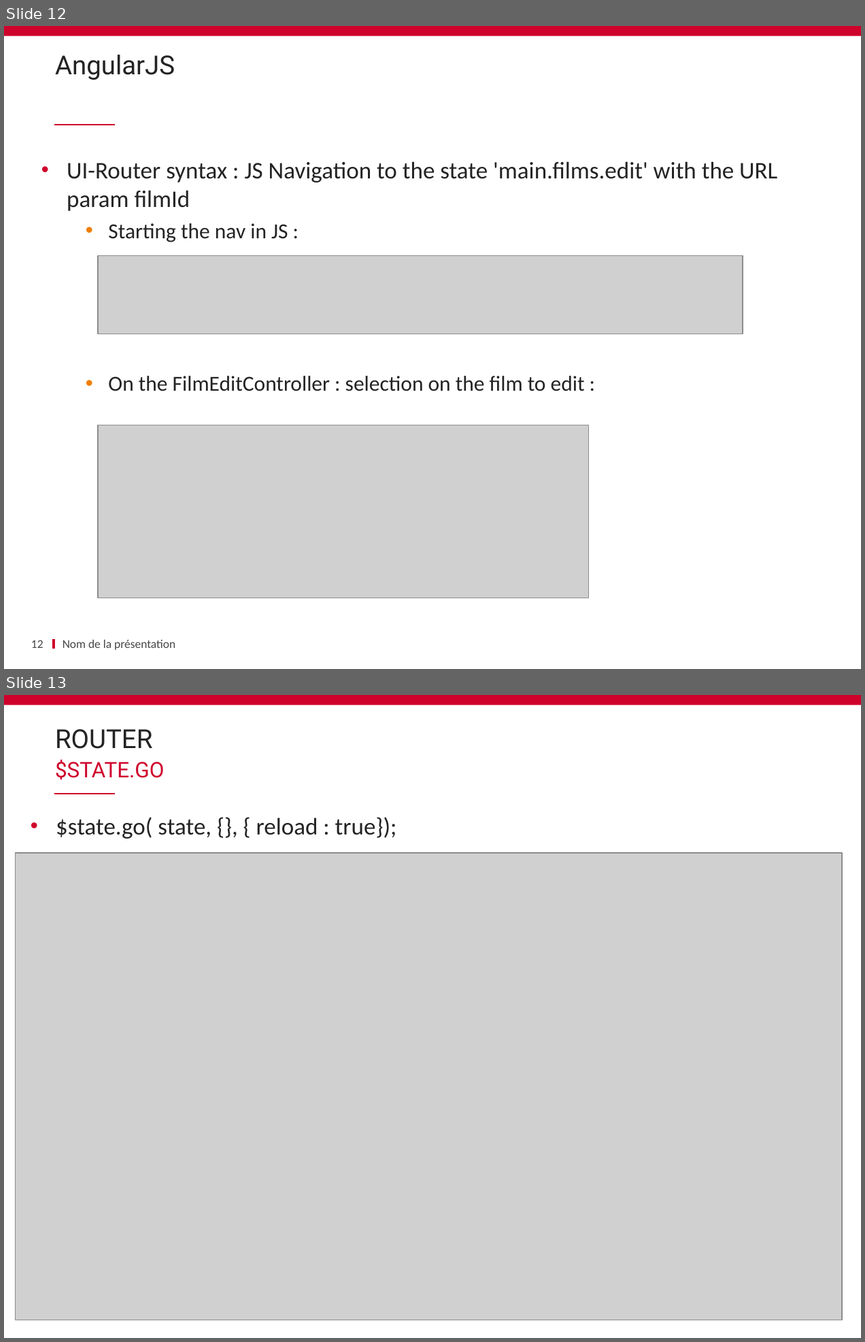
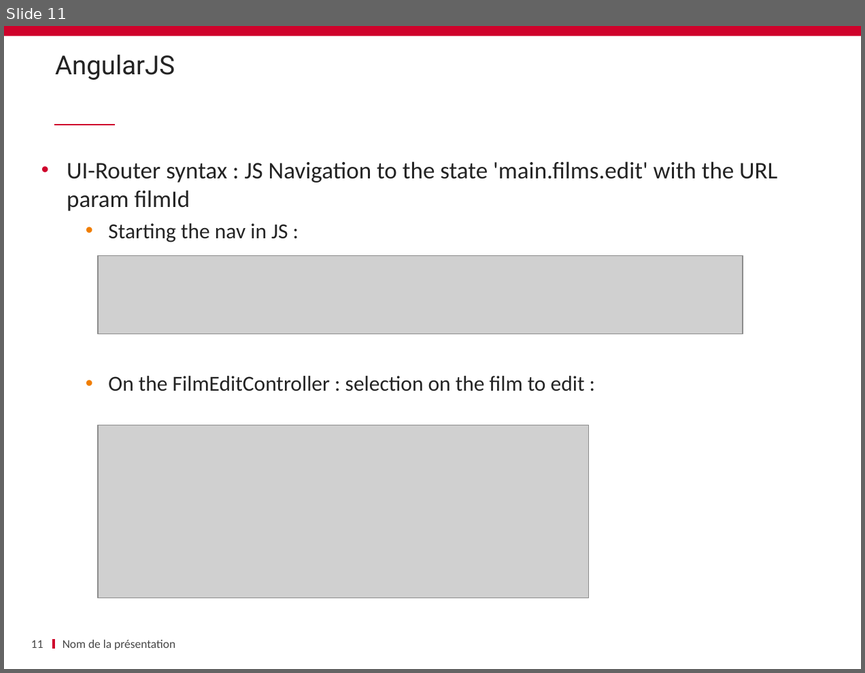
Before and after one commit to ycintre/formation-angularjs, a slide deck: 09 Routing/Routing.pptx. Shown one above the other, each under a label of ours: slides 12 and 13 before the commit, slide 11 after it. The pictures are 865x1342 and 865x673 pixels, drawn with LibreOffice and Linux fonts; fonts in the diff are those of the drawing; grey boxes stand for pictures; background and template pictures are left out. Boxes give left, top, right and bottom in pixels: in the first picture for what was removed or moved away, otherwise in the second. Text is boxed around its words. In the diff, an @@ line names an element or a change of style, - is before the commit and + after.

```diff
--- a/09 Routing/Routing.pptx
+++ b/09 Routing/Routing.pptx
@@ slide 13 removed at [4,695,861,1338], background #FFFFFF; not listed: 2 template elements that a slide beside it also shows @@
@@ title removed at [55,729,153,749] @@
-ROUTER
@@ text removed at [55,760,164,780] @@
-$STATE.GO
@@ text removed at [56,817,397,838] @@
-• $state.go( state, {}, { reload : true});
@@ picture removed at [15,853,841,1320] @@
@@ page number removed at [31,1305,43,1319] @@
-13
@@ text removed at [62,1305,116,1319] @@
-Java Config
@@ what was slide 12 is now slide 11 @@
@@ page number at [31,640,43,648]: text changed @@
-12
+11
```
Also in this commit, not shown: 1 slide changed, 1 other slide removed.
